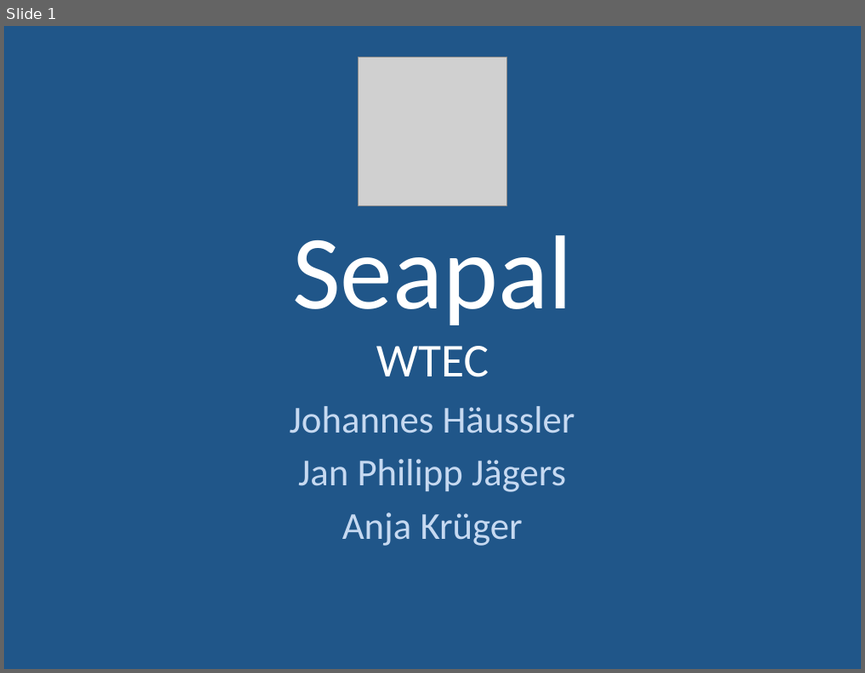
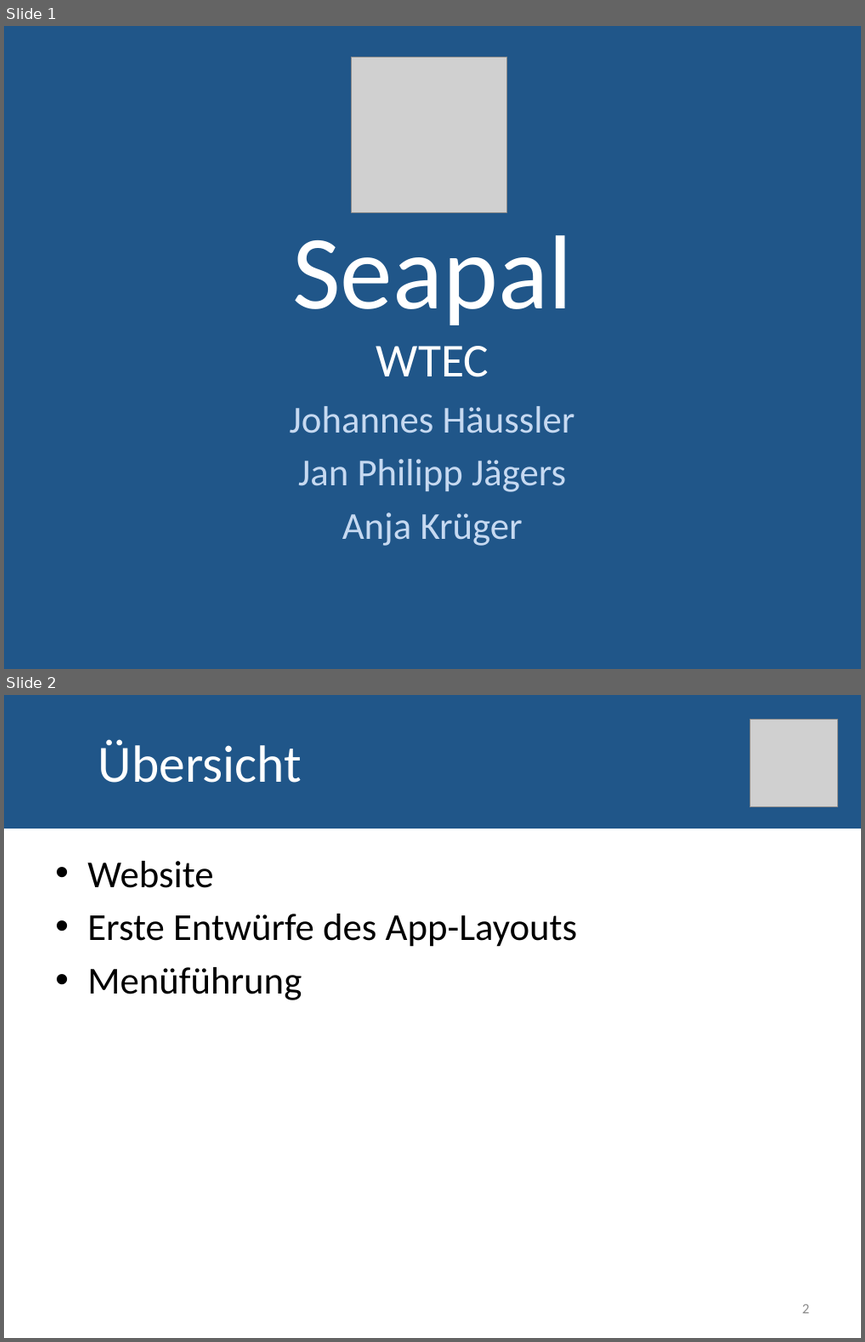
Before and after one commit to JoHae/htwg.seapal.akjjjh, a slide deck: docs/Seapal_Praesi.pptx. Shown one above the other, each under a label of ours: slide 1 before the commit, slides 1 and 2 after it. The pictures are 865x673 and 865x1342 pixels, drawn with LibreOffice and Linux fonts; fonts in the diff are those of the drawing; grey boxes stand for pictures. Boxes give left, top, right and bottom in pixels: in the first picture for what was removed or moved away, otherwise in the second. Text is boxed around its words. In the diff, an @@ line names an element or a change of style, - is before the commit and + after.

```diff
--- a/docs/Seapal_Praesi.pptx
+++ b/docs/Seapal_Praesi.pptx
@@ slide 2 added at bbox=[4, 695, 861, 1338], background #FFFFFF @@
@@ title added at bbox=[4, 695, 861, 828], fill #205689, outline #205689 0.75 pt, 44 pt, text #FFFFFF @@
+Übersicht
@@ picture added at bbox=[749, 720, 837, 807] @@
@@ text added at bbox=[87, 861, 578, 1000], 32 pt, text #000000 @@
+• Website
+• Erste Entwürfe des App-Layouts
+• Menüführung
@@ page number added at bbox=[802, 1304, 809, 1313], 12 pt, text #8C8C8C @@
+2
@@ slide 1 changed as well @@
@@ picture: place and size @@
-picture at bbox=[358, 57, 506, 205]
+picture at bbox=[352, 57, 507, 212]
```
Also in this commit, not shown: 9 other slides added, 1 slide removed, 2 other files.
